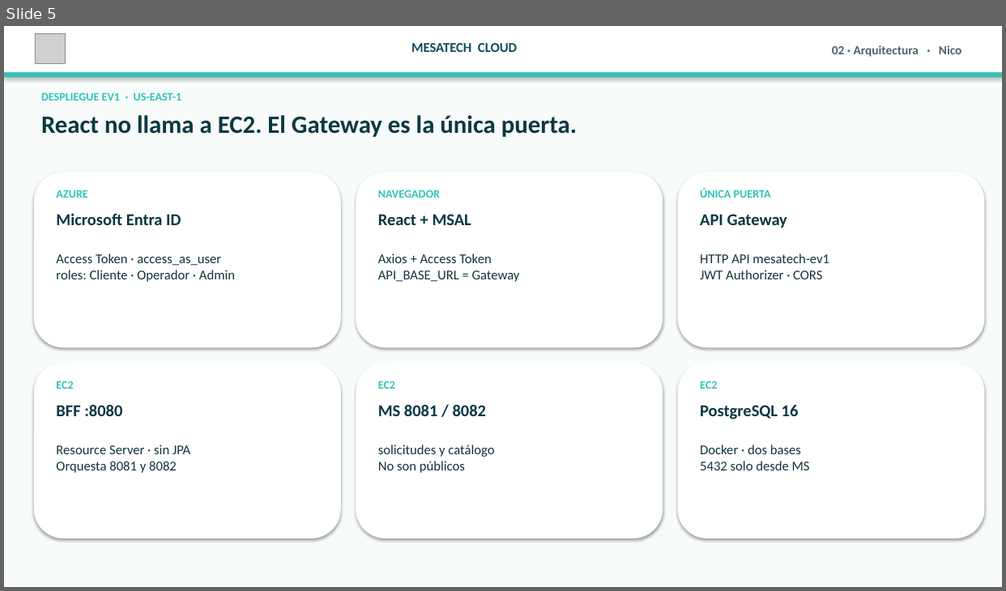
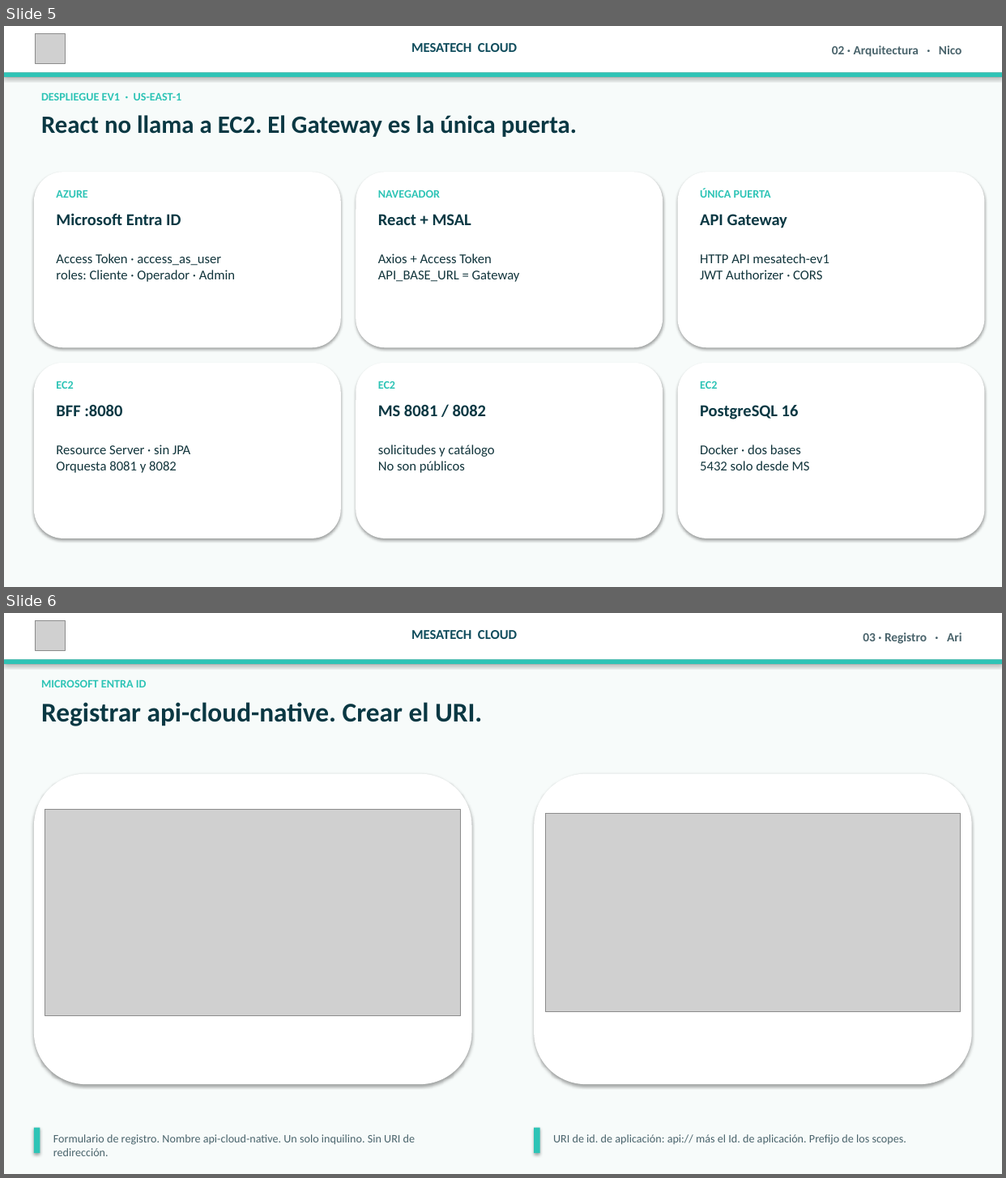
Before and after one commit to Barrolas/duoc-mesatech, a slide deck: entregables/MesaTech_EV1_Presentacion.pptx. Shown one above the other, each under a label of ours: slide 5 before the commit, slides 5 and 6 after it. The pictures are 1006x591 and 1006x1178 pixels, drawn with LibreOffice and Linux fonts; fonts in the diff are those of the drawing; grey boxes stand for pictures. Boxes give left, top, right and bottom in pixels: in the first picture for what was removed or moved away, otherwise in the second. Text is boxed around its words. In the diff, an @@ line names an element or a change of style, - is before the commit and + after.

```diff
--- a/entregables/MesaTech_EV1_Presentacion.pptx
+++ b/entregables/MesaTech_EV1_Presentacion.pptx
@@ slide 6 added at <box>4,613,1002,1174</box>, background #FFFFFF @@
@@ rectangle added at <box>4,613,1002,1174</box>, fill #F7FBFA @@
@@ rectangle added at <box>4,613,1002,659</box>, fill #FFFFFF @@
@@ picture added at <box>36,620,66,650</box> @@
@@ text added at <box>411,630,517,639</box>, 13 pt, text #0F4C5C, bold @@
+MESATECH CLOUD
@@ text added at <box>863,632,962,644</box>, 12 pt, text #4A646C, bold @@
+03 · Registro · Ari
@@ rectangle added at <box>4,659,1002,664</box>, fill #2EC4B6 @@
@@ text added at <box>41,679,147,688</box>, 11 pt, text #2EC4B6, bold @@
+MICROSOFT ENTRA ID
@@ text added at <box>41,702,482,726</box>, 26 pt, text #0A3843, bold @@
+Registrar api-cloud-native. Crear el URI.
@@ rounded rectangle added at <box>34,774,472,1084</box>, fill #FFFFFF @@
@@ rounded rectangle added at <box>534,774,972,1084</box>, fill #FFFFFF @@
@@ picture added at <box>45,810,461,1016</box> @@
@@ picture added at <box>545,814,961,1012</box> @@
@@ rectangle added at <box>34,1128,40,1153</box>, fill #2EC4B6 @@
@@ text added at <box>53,1135,415,1157</box>, 11 pt, text #4A646C @@
+Formulario de registro. Nombre api-cloud-native. Un solo inquilino. Sin URI de redirección.
@@ rectangle added at <box>534,1128,540,1153</box>, fill #2EC4B6 @@
@@ text added at <box>553,1135,906,1145</box>, 11 pt, text #4A646C @@
+URI de id. de aplicación: api:// más el Id. de aplicación. Prefijo de los scopes.
```
Also in this commit, not shown: 7 other files.
